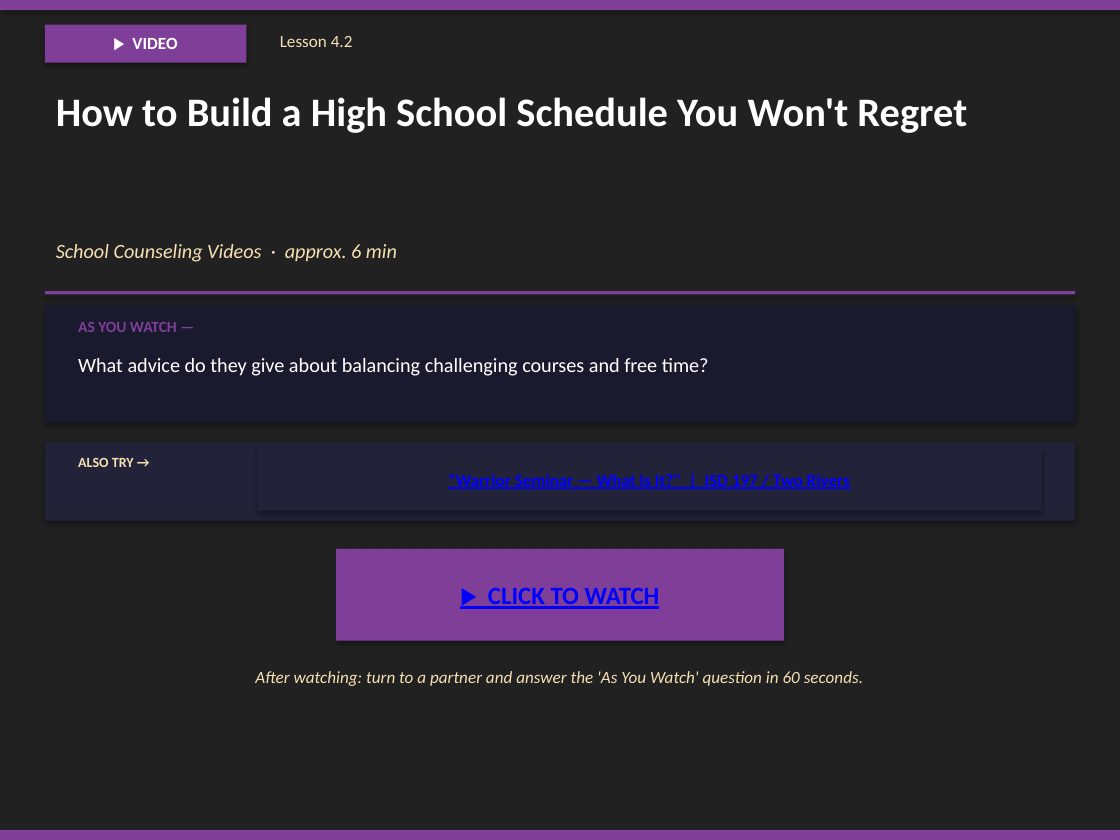
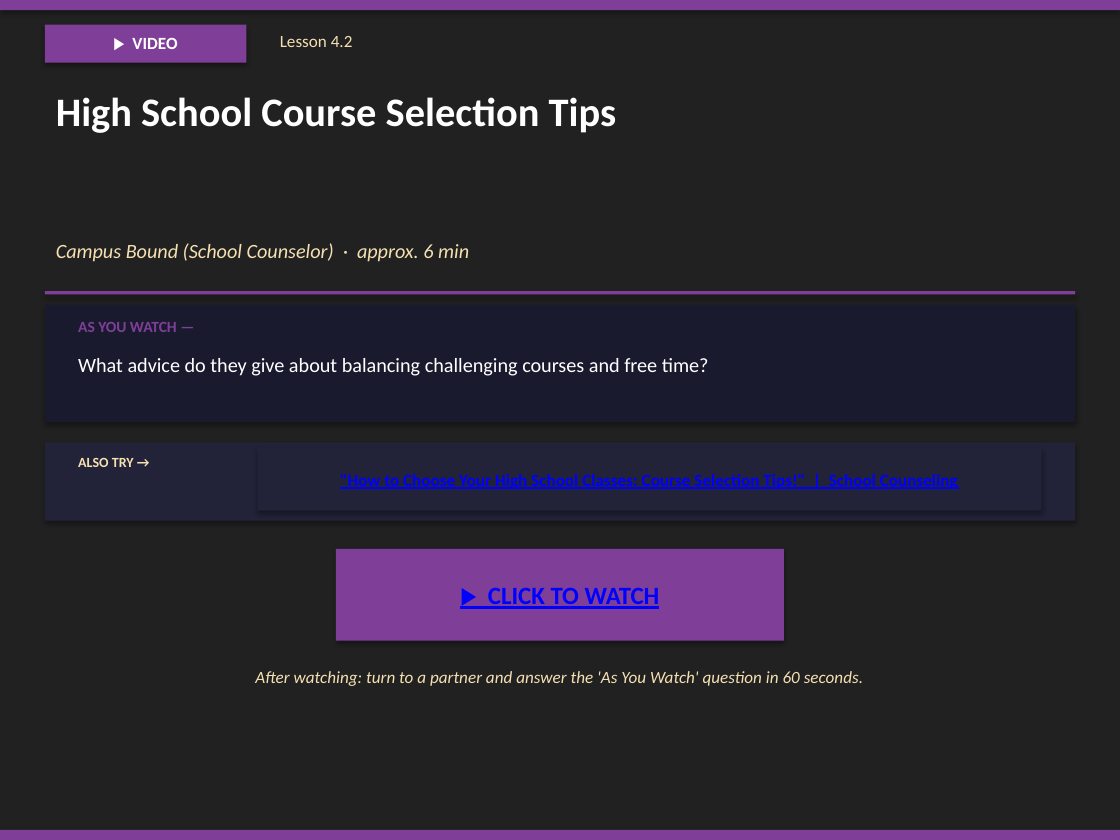
Before and after one commit to milesclawson/test-repo, a slide deck: slide 198 of downloads/warrior_prep_teacher_slides.pptx. Drawn at 1120x840 pixels with LibreOffice and Linux fonts; fonts in the diff are those of the drawing. Boxes give left, top, right and bottom in pixels: in the first picture for what was removed or moved away, otherwise in the second. Text is boxed around its words. In the diff, an @@ line names an element or a change of style, - is before the commit and + after.

```diff
--- a/downloads/warrior_prep_teacher_slides.pptx
+++ b/downloads/warrior_prep_teacher_slides.pptx
@@ text at [56,97,617,133]: text changed @@
-How to Build a High School Schedule You Won't Regret
+High School Course Selection Tips
@@ text at [56,243,469,262]: text changed @@
-School Counseling Videos · approx. 6 min
+Campus Bound (School Counselor) · approx. 6 min
@@ text in rectangle at [340,474,958,489]: text changed @@
-"Warrior Seminar — What Is It?" | ISD 197 / Two Rivers
+"How to Choose Your High School Classes: Course Selection Tips!" | School Counseling
```
Also in this commit, not shown: 3 other slides changed, 1 other file.
